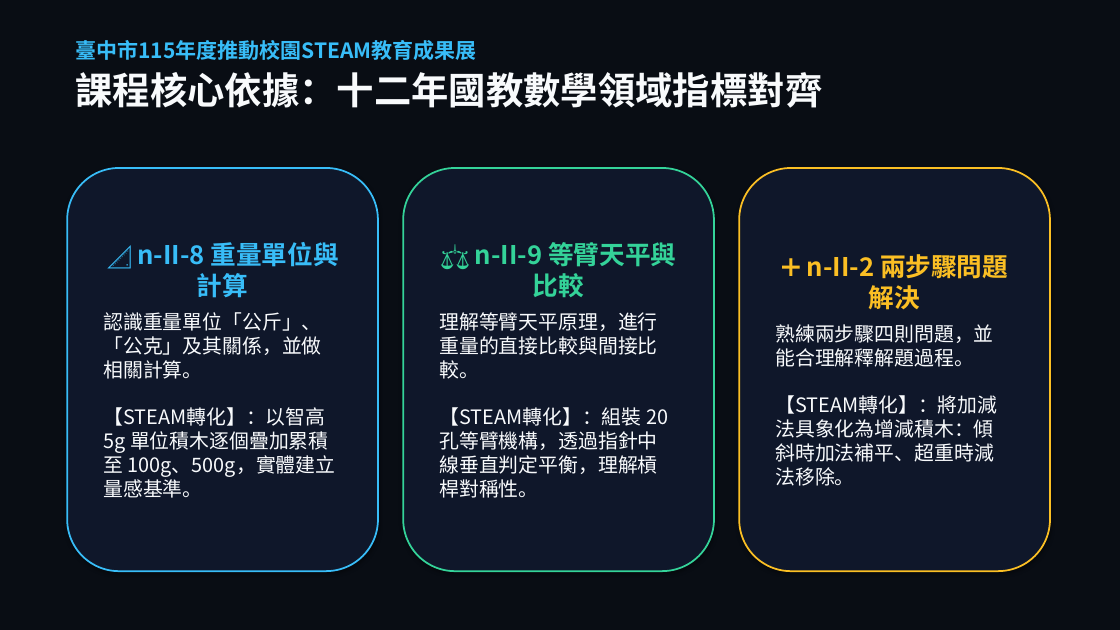
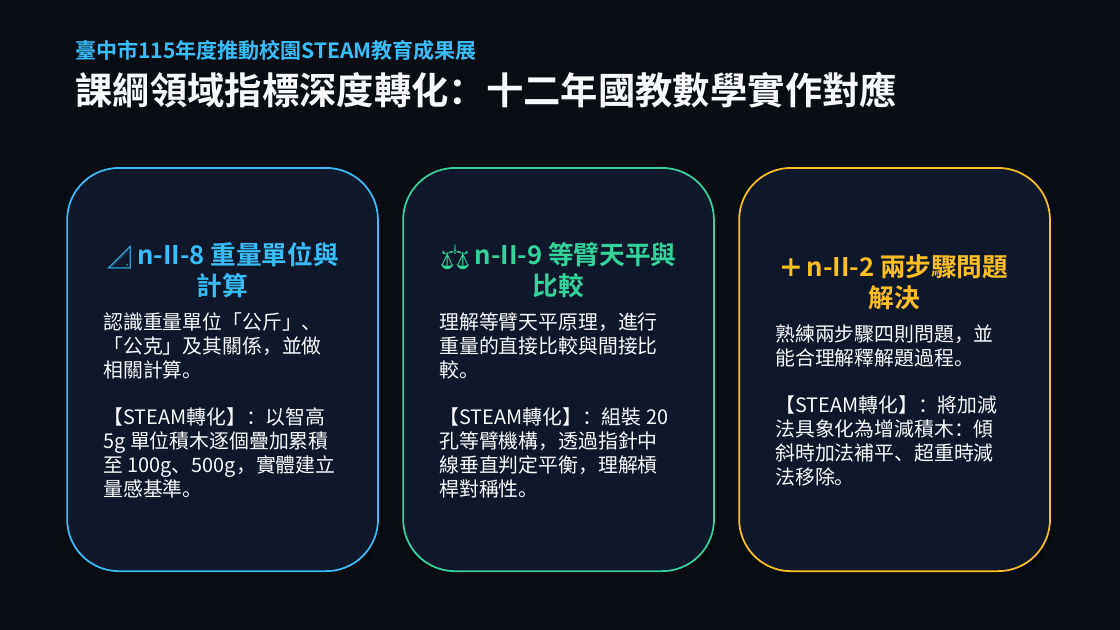
Before and after one commit to asc103138/steam-community-docs, a slide deck: slide 5 of 成果展繳交資料/臺中市梧棲區中正國小_STEAM成果展_5分鐘現場分享會簡報.pptx. Drawn at 1120x630 pixels with LibreOffice and Linux fonts; fonts in the diff are those of the drawing; background and template pictures are left out; a plain dark background stands for a picture behind light text. Boxes give left, top, right and bottom in pixels: in the first picture for what was removed or moved away, otherwise in the second. Text is boxed around its words. In the diff, an @@ line names an element or a change of style, - is before the commit and + after.

```diff
--- a/成果展繳交資料/臺中市梧棲區中正國小_STEAM成果展_5分鐘現場分享會簡報.pptx
+++ b/成果展繳交資料/臺中市梧棲區中正國小_STEAM成果展_5分鐘現場分享會簡報.pptx
@@ text at <box>75,71,897,108</box>: text changed @@
-課程核心依據：十二年國教數學領域指標對齊
+課綱領域指標深度轉化：十二年國教數學實作對應
```
Also in this commit, not shown: 9 other slides changed, 2 slides added, 2 slides removed, 12 other files.
